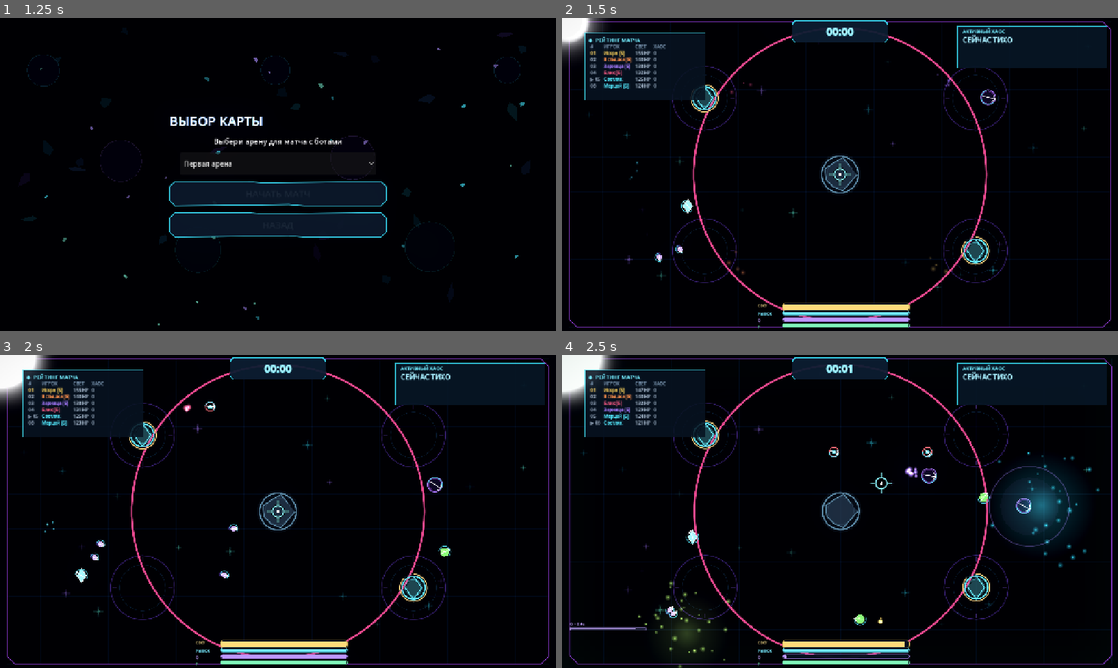
Above: before the commit, frames 1-4 (two rows, left to right).
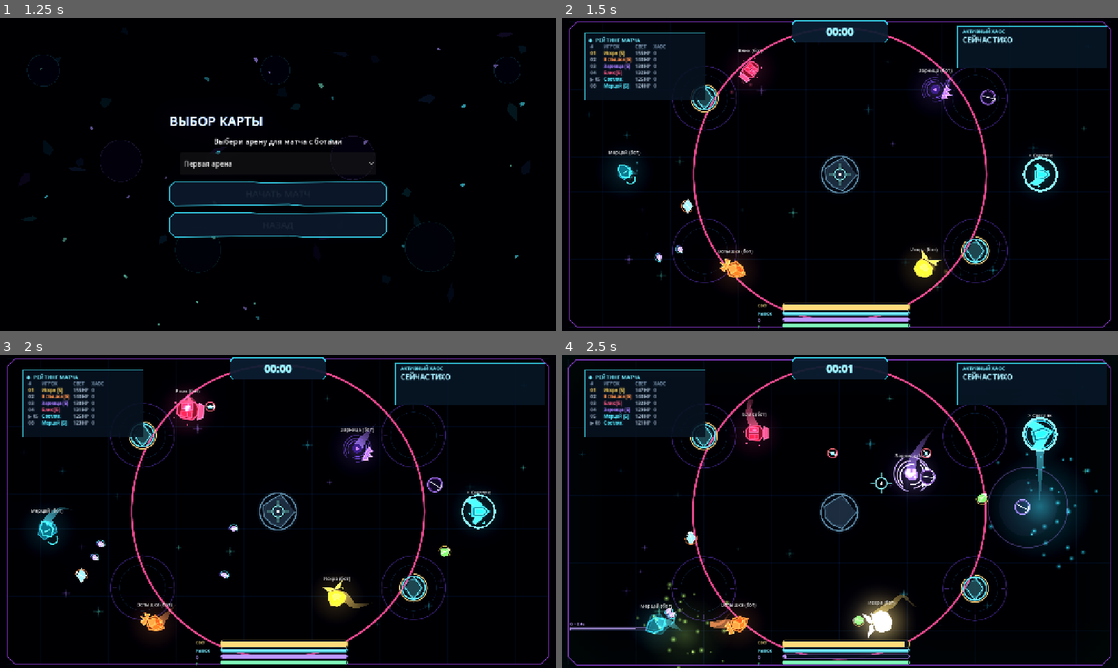
Above: after the commit, the same moments.

Repository: DvoreZZKy/svetobalamut
Game: Godot game, scene res://scenes/menu.tscn
Two runs of this game, one before a commit and one after it. Both use one fixed random seed, a clock stepped at 60 frames per second and the inputs below.
Inputs (mouse positions are in pixels of both pictures, inside the frame that each line leads up to):
- Up to frame 1 (1.25 s): click "Играть одному (с ботами)" at 0.5 s
- Up to frame 2 (1.5 s): click "НАЧАТЬ МАТЧ" at 1.25 s
- Up to frame 3 (2 s): no input
- Up to frame 4 (2.5 s): tap Enter (restart) at 2 s; move the mouse to (867, 511) at 2.02 s; hold W (up) from 2.03 s (still down); tap Q (ability) at 2.1 s; click (867, 511) at 2.17 s

Frame 1 is identical in both runs. In frame 2, 2.9% of the frame differs, in the area x 0-90%, y 0-85%; in frame 3, 3.7%; in frame 4, 11%, in the area x 0-99%, y 0-100%.
Error before the commit: Parse Error: Cannot infer the type of "phase" variable because the value doesn't have a set type. (res://scripts/vector_actor.gd:80)

Commit message:
Add explicit type for Impulse animation phase

Diff:
--- a/scripts/vector_actor.gd
+++ b/scripts/vector_actor.gd
@@ -77,7 +77,7 @@
 			_poly([Vector2(-12,-17),Vector2(10,-20),Vector2(19,-5),Vector2(12,17),Vector2(-10,19),Vector2(-20,1)]+[jolt], dark, bright, 3.0)
 			_poly([Vector2(-9,-9),Vector2(7,-12),Vector2(12,3),Vector2(0,13),Vector2(-12,3)], tint, pale)
 			for side in [-1.0,1.0]:
-				var phase := anim_time*15.0 + side
+				var phase: float = anim_time*15.0 + side
 				_line(Vector2(side*17,-13),Vector2(side*(26+sin(phase)*5),-5),bright,2.5)
 				_line(Vector2(side*(26+sin(phase)*5),-5),Vector2(side*20,5),Color.WHITE,1.5)
 				_line(Vector2(side*20,5),Vector2(side*29,15),bright,2.5)
